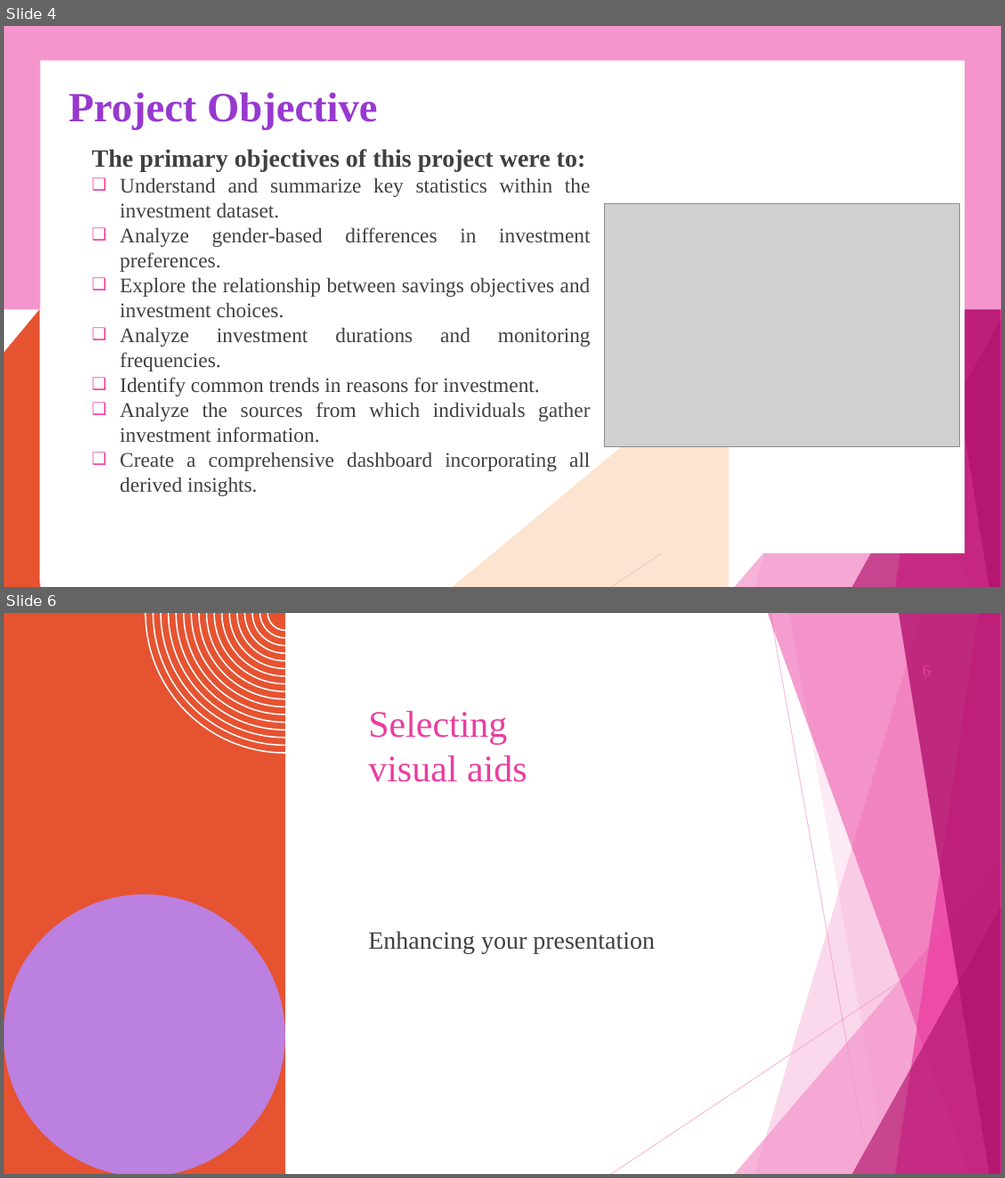
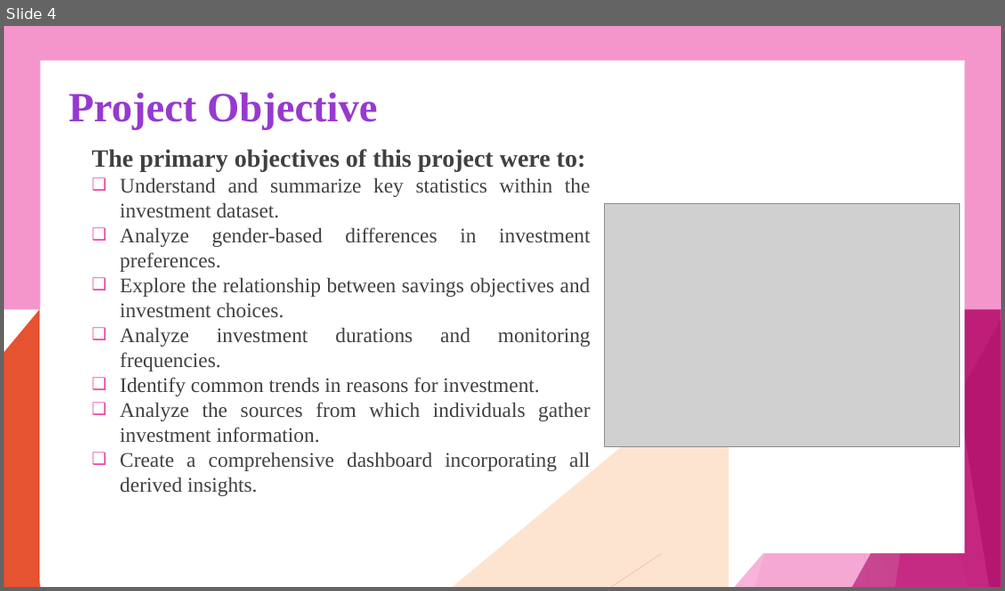
Before and after one commit to Paromita23/InLighn_Tech_Internship, a slide deck: PROJECT REPORT/Investment Analysis using POWER BI project Report.pptx. Shown one above the other, each under a label of ours: slides 4 and 6 before the commit, slide 4 after it; the slides between them are not shown. The pictures are 1005x1178 and 1005x591 pixels, drawn with LibreOffice and Linux fonts; fonts in the diff are those of the drawing; grey boxes stand for pictures; background and template pictures are left out. Boxes give left, top, right and bottom in pixels: in the first picture for what was removed or moved away, otherwise in the second. Text is boxed around its words. In the diff, an @@ line names an element or a change of style, - is before the commit and + after.

```diff
--- a/PROJECT REPORT/Investment Analysis using POWER BI project Report.pptx
+++ b/PROJECT REPORT/Investment Analysis using POWER BI project Report.pptx
@@ slide 6 removed at [4,613,1001,1174], background #FFFFFF; not listed: 10 template elements that a slide beside it also shows @@
@@ freeform shape removed at [4,613,285,1174] @@
@@ freeform shape removed at [145,613,285,754] @@
@@ page number removed at [858,650,938,690] @@
-6
@@ title removed at [368,711,527,782] @@
-Selecting
-visual aids
@@ freeform shape removed at [4,894,285,1174] @@
@@ text removed at [368,931,655,954] @@
-Enhancing your presentation
```
Also in this commit, not shown: 1 slide changed, 8 slides added, 7 other slides removed.
